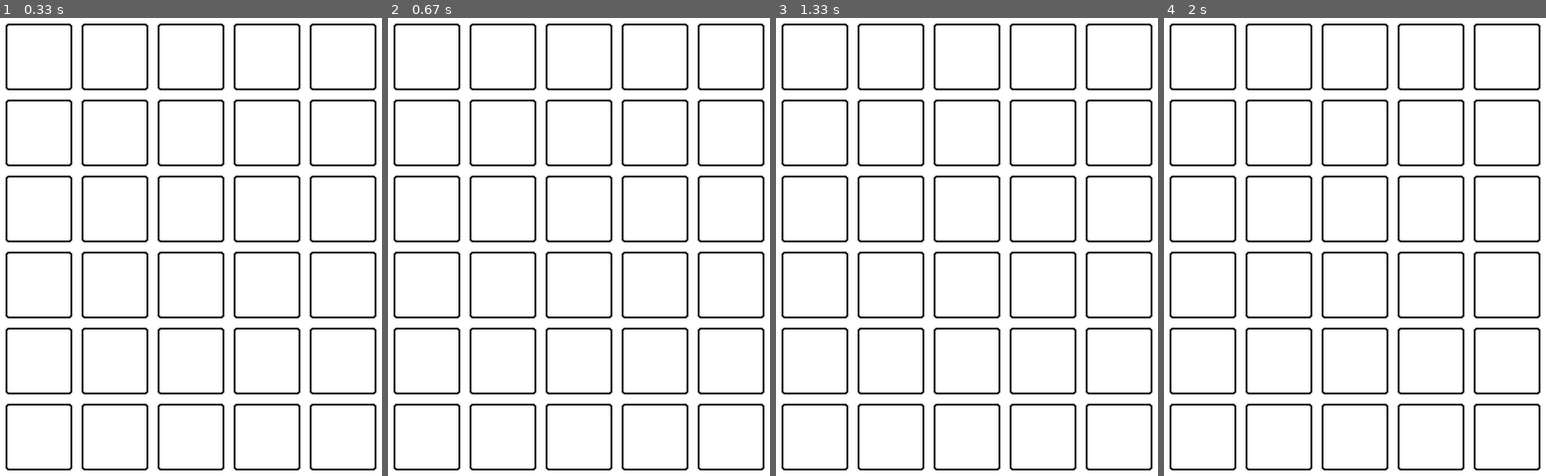
Above: before the commit, frames 1-4 (left to right).
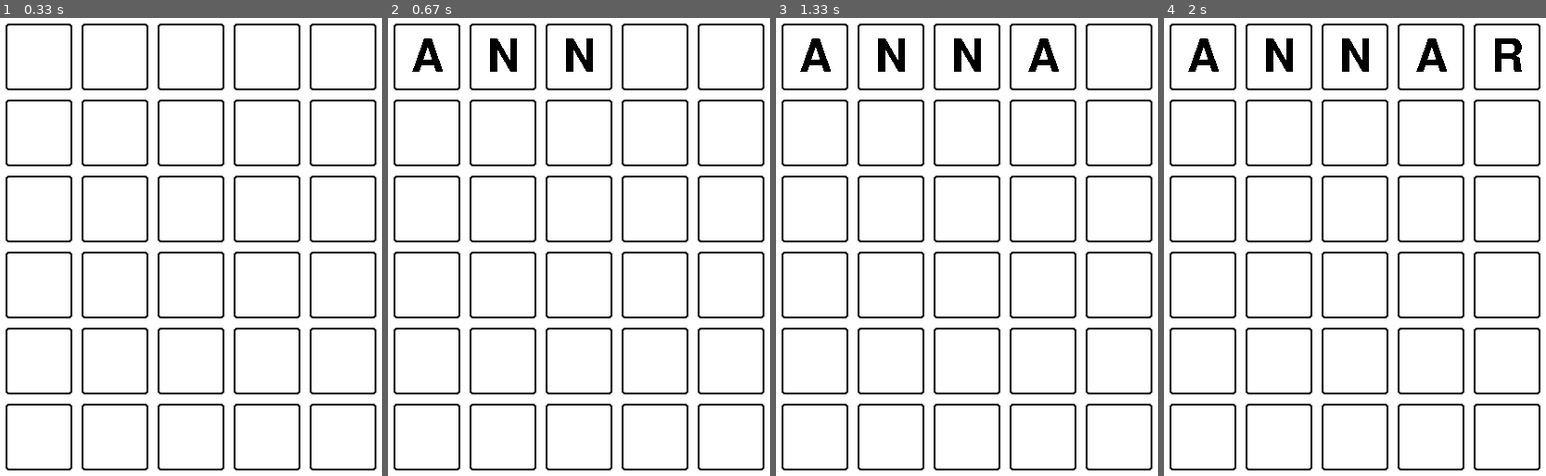
Above: after the commit, the same moments.

Repository: Julka235/Wordle-Project
Game: pygame game, started from main.py
Two runs of this game, one before a commit and one after it. Both use one fixed random seed, a clock stepped at 60 frames per second and the inputs below.
Inputs:
- Up to frame 1 (0.33 s): no input
- Up to frame 2 (0.67 s): type "ann" at 0.33 s
- Up to frame 3 (1.33 s): tap Enter at 0.67, 1.02 s; type "a" at 0.88 s
- Up to frame 4 (2 s): type "r" at 1.43 s; tap Enter at 1.57 s

Frame 1 is identical in both runs. In frame 2, 1.0% of the frame differs, in the area x 6-54%, y 4-12%; in frame 3, 1.3%; in frame 4, 1.6%, in the area x 6-94%, y 4-12%.

Commit message:
display guessed words and input without colors

Diff:
--- a/main.py
+++ b/main.py
@@ -40,12 +40,16 @@
                 # display boxes
                 box = pygame.Rect(x, y, BOX_SIZE, BOX_SIZE)
                 pygame.draw.rect(screen, BLACK, box, width=2, border_radius=3)
+                center_value = (x + BOX_SIZE//2, y + BOX_SIZE//2)
 
-                # display guesses
+                # display <guessed_words> and <input>
                 if i < len(guessed_words):
                     pygame.draw.rect(screen, GRAY, box, border_radius=3)
-                    center_value = (x + BOX_SIZE//2, y + BOX_SIZE//2)
                     letter = FONT.render(guessed_words[i][j], False, WHITE)
+                    surface = letter.get_rect(center=center_value)
+                    screen.blit(letter, surface)
+                elif i == len(guessed_words) and j < len(input):
+                    letter = FONT.render(input[j], False, BLACK)
                     surface = letter.get_rect(center=center_value)
                     screen.blit(letter, surface)
 
@@ -60,7 +64,6 @@
             elif event.type == pygame.KEYDOWN:
                 # press enter to enter guess
                 if event.key == pygame.K_RETURN:
-                    print('yay')
                     if ValidWords().is_valid(input):
                         guessed_words.append(input)
                         input = ''
@@ -70,9 +73,7 @@
                     letter = str(event.unicode.upper())
                     if letter.isalpha():
                         input += event.unicode.upper()
-                    print(input)
 
-        # update the screen
         pygame.display.flip()
 
 
